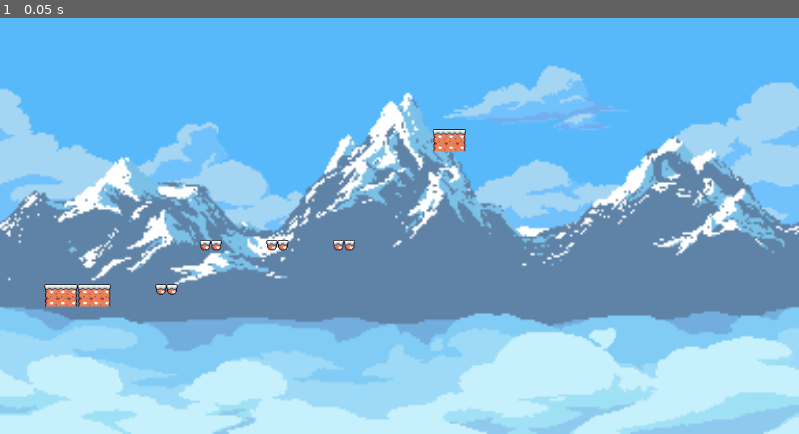
Above: before the commit, frame 1.
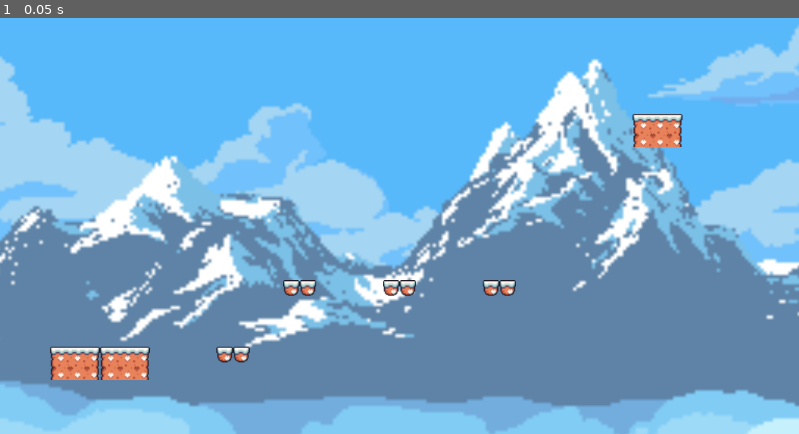
Above: after the commit, the same moment.

Repository: AntonioVitalic/Taller_Desarrollo_Videojuegos_GP1
Game: Godot game, scene res://backgroundScenes/level0.tscn
Two runs of this game, one before a commit and one after it. Both use one fixed random seed, a clock stepped at 60 frames per second and the inputs below. This scene is started directly instead of the project's main scene.
Inputs:
- Up to frame 1 (0.05 s): no input

The runs differ from the first frame. In frame 1, 59% of the frame differs, in the area x 0-100%, y 1-100%.

Commit message:
feat: Adds camera and a closeup
Adds a manual camera offset to center the level camera

Diff:
--- a/backgroundScenes/level0.tscn
+++ b/backgroundScenes/level0.tscn
@@ -14,3 +14,7 @@
 tile_set = ExtResource("2_gslpt")
 format = 2
 layer_0/tile_data = PackedInt32Array(1769476, 196609, 1, 1835012, 196609, 2, 1769477, 262145, 1, 1835013, 262145, 2, 17 …(431 unchanged characters)…
+
+[node name="Camera2D" type="Camera2D" parent="."]
+offset = Vector2(400, 300)
+zoom = Vector2(1.5, 1.5)
